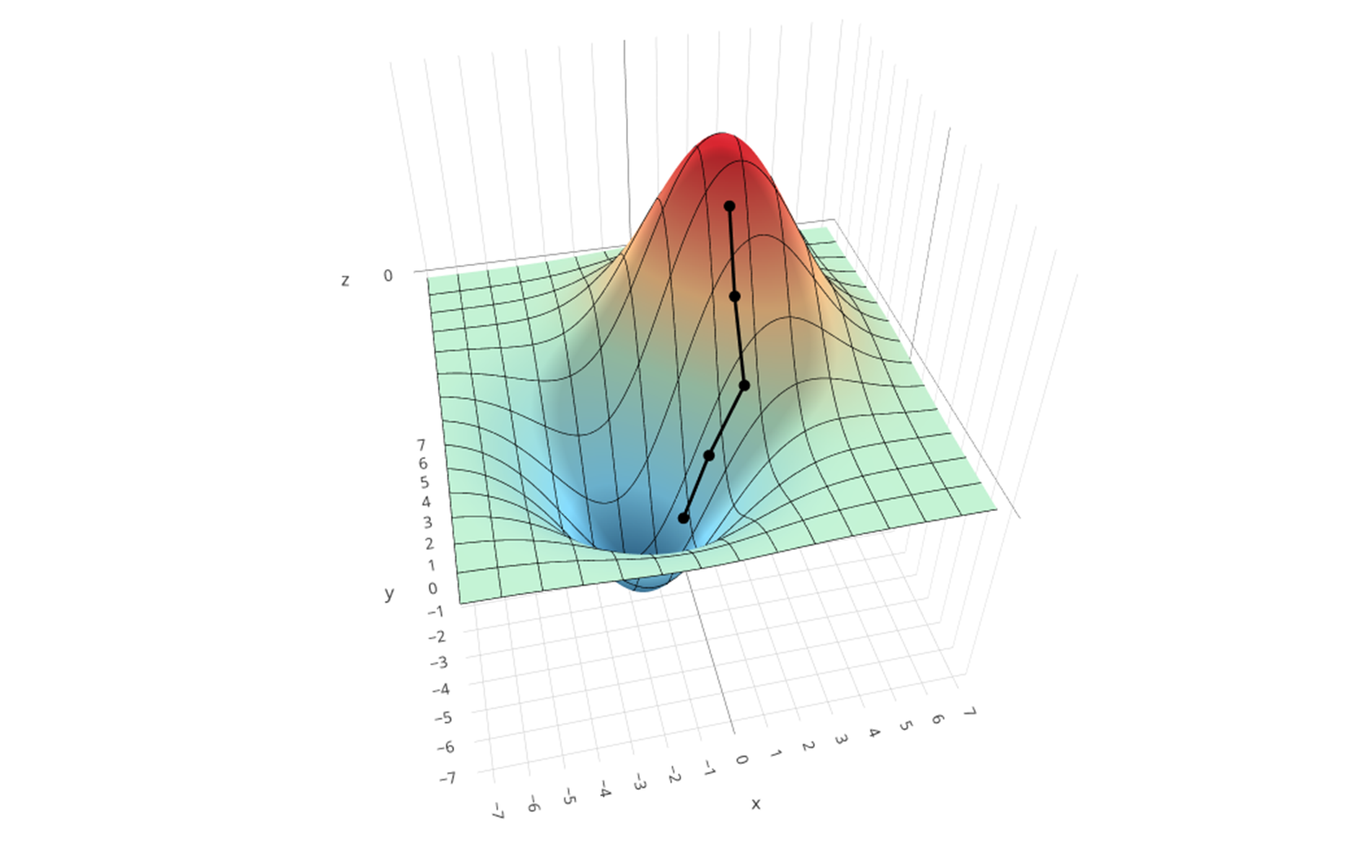
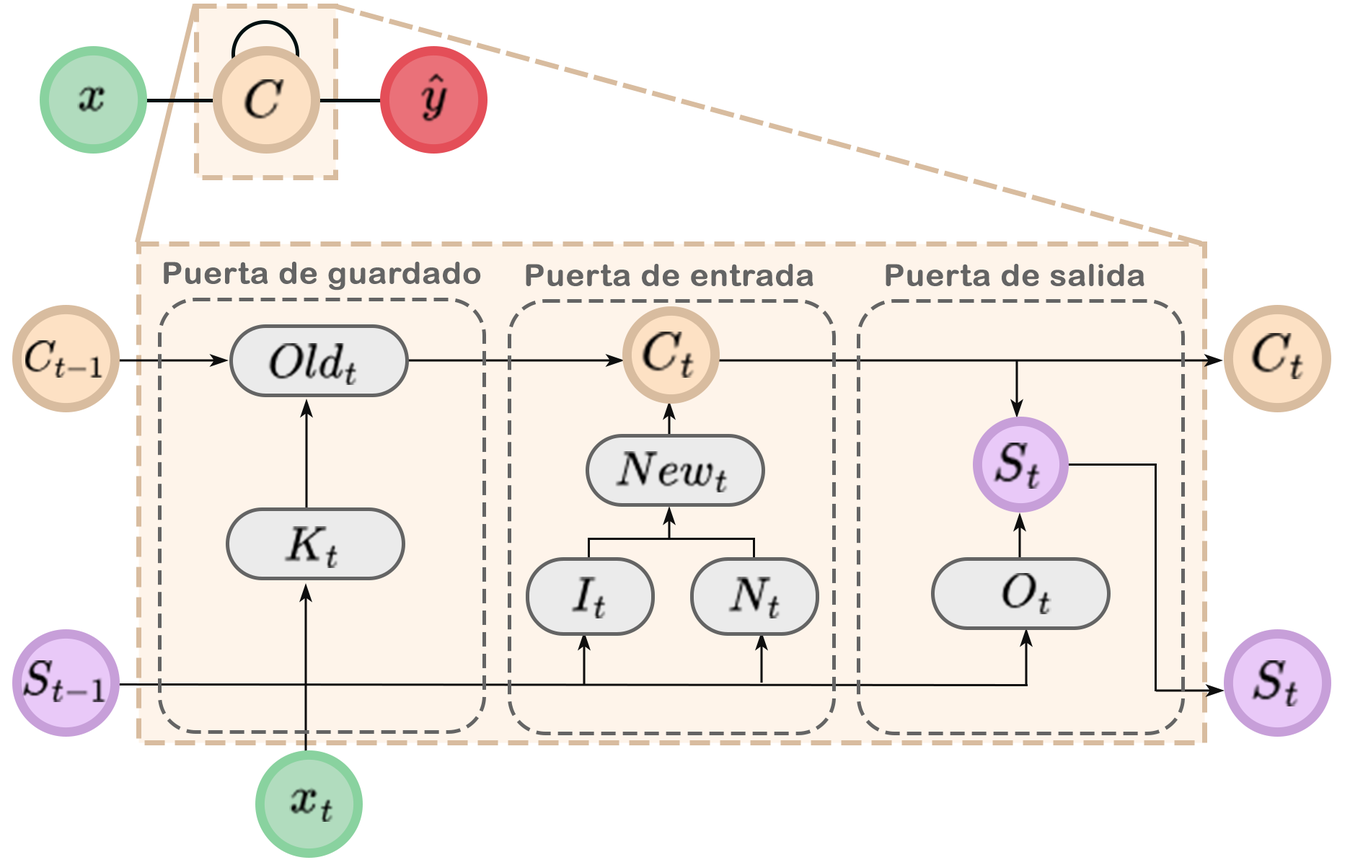
Layer changes from the first 1350 × 865 image to the second:
hid "desc_gradiente" over [12, 3, 1331, 858]
showed group "Estructura LSTM" (76 layers) over [12, 3, 1331, 858]
painted on "Capa 28" over [320, 793, 338, 822]
added layer "Capa 29" in group "leyendas" over [320, 798, 334, 822]
painted on "Capa 27" over [71, 84, 120, 120]
